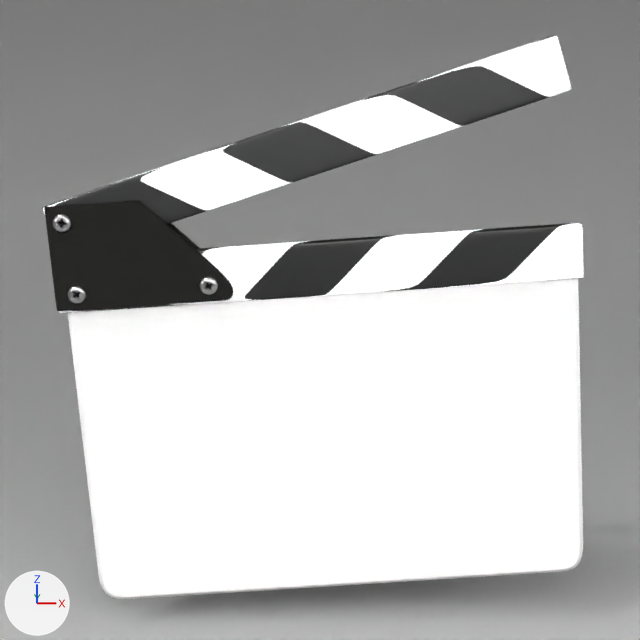
An edit to the Blender file sketch/pitivi.blend, drawn before and after from the same camera.
Both versions are drawn from the file's camera 'Camera'. Every picture has the same lights, and +X, +Y and +Z are marked at lower left.
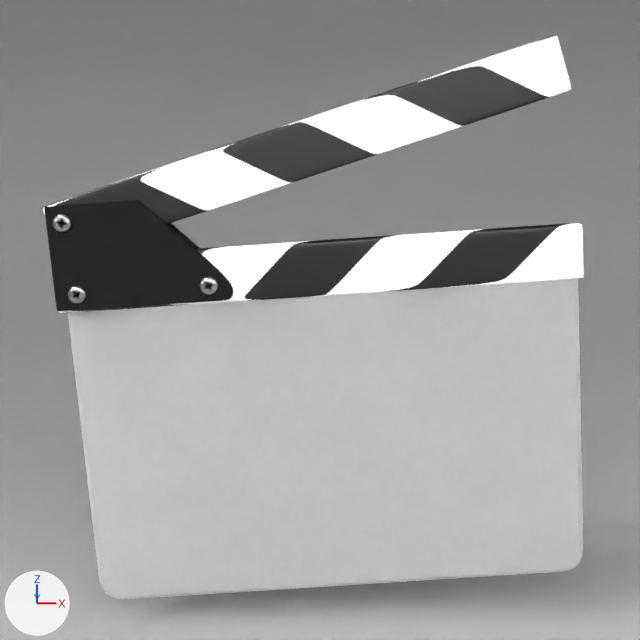
Commit message: / ‘sketch/pitivi.blend’

Location of each change, [x1, y1, x2, y2] in pixels of the pictures (640 x 640 px):
'CurveCircle', recoloured (white to grey): [68, 278, 583, 599] in both

Edits to the bpy script that builds the scene:
```text
Change mat_blackplastic:
    add n2 = _N.new('ShaderNodeMixShader'); n2.name = 'Mix Shader'
    add n2.inputs[0].default_value = 0.2  # 'Factor'
    add n3 = _N.new('ShaderNodeBsdfTranslucent'); n3.name = 'Translucent BSDF'
    where n1 = _N.new('ShaderNodeBsdfDiffuse'); n1.name = 'Diffuse BSDF'
    where n0 = _N.new('ShaderNodeOutputMaterial'); n0.name = 'Material Output'
    remove n1.inputs[0].default_value = (0.593, 0.593, 0.593, 1.0)  # 'Color', light grey #cacaca
    remove _L.new(n1.outputs[0], n0.inputs[0])  # 'BSDF' to 'Surface'
    n1.inputs[1].default_value: 0.3 -> 0.1  # 'Roughness'
    add _L.new(n2.outputs[0], n0.inputs[0])  # 'Shader' to 'Surface'
    add _L.new(n3.outputs[0], n2.inputs[1])  # 'BSDF' to 'Shader'
    add _L.new(n1.outputs[0], n2.inputs[2])  # 'BSDF' to 'Shader'
```
